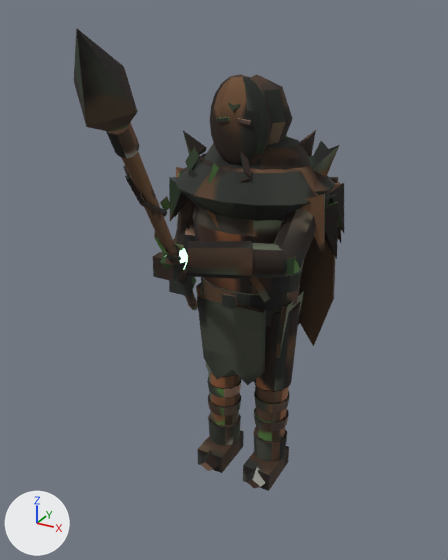
What one commit did to the Blender file assets/models/src/grove_warden.blend.
Camera for both pictures: a 50 mm camera at (1.06, -2.15, 1.98) aimed at (0.09, -0.38, 1.1). Arrows for +X, +Y and +Z are at lower left; the lights stay in place. The older version comes first.

The first picture shows 'GroveWardenMesh'.
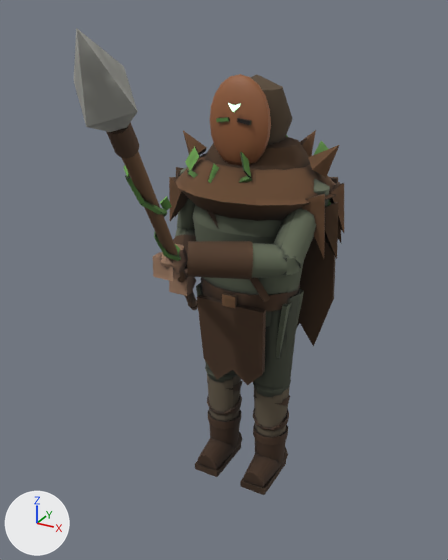
Changed parts and their boxes [x1, y1, x2, y2] in the pictures (448 x 560 px; the box of a moved part takes in the faces that stretch with it):
'GroveWardenMesh', reshaped: before [74, 28, 344, 491]; after [74, 28, 344, 495]
part 1 of me_grovewardenmesh, added: after [195, 444, 241, 477]
part 2 of me_grovewardenmesh, added: after [209, 423, 240, 449]
part 3 of me_grovewardenmesh, added: after [208, 410, 241, 429]
part 4 of me_grovewardenmesh, added: after [240, 461, 286, 495]
part 5 of me_grovewardenmesh, added (brown): after [255, 439, 286, 464]
part 6 of me_grovewardenmesh, added: after [253, 423, 288, 445]
part 7 of me_grovewardenmesh, rebuilt: before [197, 430, 244, 473]; after [198, 432, 242, 470]
part 8 of me_grovewardenmesh, rebuilt: before [243, 446, 289, 491]; after [243, 447, 288, 487]
part 9 of me_grovewardenmesh, deleted: before [253, 427, 287, 462]
part 10 of me_grovewardenmesh, deleted: before [208, 414, 241, 446]
part 11 of me_grovewardenmesh, deleted: before [201, 450, 218, 471]
part 12 of me_grovewardenmesh, deleted: before [246, 467, 265, 489]
part 13 of me_grovewardenmesh, moved or reshaped: before [202, 294, 300, 441]; after [205, 288, 300, 437]
part 14 of me_grovewardenmesh, surface changed (lighter): [74, 28, 344, 437] in both

The edits, one by one:
me_grovewardenmesh is used by ob_grovewardenmesh; location (0.0, 0.0, 0.0).
me_grovewardenmesh had 1678 vertices, 1358 faces and spanned x -0.46..0.37, y -1.37..0.32, z -0.01..1.95.
me_grovewardenmesh now has 1818 vertices, 1490 faces and spans x -0.46..0.37, y -1.37..0.32, z -0.01..1.95.
me_grovewardenmesh part 1: a new loose piece, a box spanning x -0.18..-0.06, y -0.18..0.06, z 0.0..0.03, in mat_grovewardenmesh_baked.
me_grovewardenmesh part 2: a new loose piece, a 12-sided cylinder along z spanning x -0.19..-0.05, y -0.07..0.07, z 0.05..0.21, in mat_grovewardenmesh_baked.
me_grovewardenmesh part 3: a new loose piece, a 12-sided cylinder along z spanning x -0.2..-0.04, y -0.08..0.08, z 0.19..0.23, in mat_grovewardenmesh_baked.
me_grovewardenmesh part 4: a new loose piece, a box spanning x 0.06..0.18, y -0.18..0.06, z 0.0..0.03, in mat_grovewardenmesh_baked.
me_grovewardenmesh part 5: a new loose piece, a 12-sided cylinder along z spanning x 0.05..0.19, y -0.07..0.07, z 0.05..0.21, in mat_grovewardenmesh_baked.
me_grovewardenmesh part 6: a new loose piece, a 12-sided cylinder along z spanning x 0.04..0.2, y -0.08..0.08, z 0.19..0.23, in mat_grovewardenmesh_baked.
me_grovewardenmesh part 7: the loose piece of 8 vertices spanning x -0.19..-0.05, y -0.14..0.08, z 0.0..0.09 is rebuilt with 24 vertices and now spans x -0.19..-0.05, y -0.17..0.06, z -0.01..0.14.
me_grovewardenmesh part 8: the loose piece of 8 vertices spanning x 0.05..0.19, y -0.14..0.08, z 0.0..0.09 is rebuilt with 24 vertices and now spans x 0.05..0.19, y -0.17..0.06, z -0.01..0.14.
me_grovewardenmesh part 9: the loose piece of 24 vertices spanning x 0.04..0.2, y -0.08..0.08, z 0.08..0.2 is deleted.
me_grovewardenmesh part 10: the loose piece of 24 vertices spanning x -0.2..-0.04, y -0.08..0.08, z 0.08..0.2 is deleted.
me_grovewardenmesh part 11: the loose piece of 8 vertices spanning x -0.18..-0.06, y -0.18..-0.1, z -0.01..0.1 is deleted.
me_grovewardenmesh part 12: the loose piece of 8 vertices spanning x 0.06..0.18, y -0.18..-0.1, z -0.01..0.1 is deleted.
me_grovewardenmesh part 13: 42 vertices moved from x -0.19..0.19, y -0.08..0.07, z 0.2..0.47 to x -0.19..0.19, y -0.08..0.07, z 0.21..0.47; 142 vertices removed from x -0.22..0.22, y -0.1..0.1, z 0.26..0.86; 202 vertices added at x -0.22..0.22, y -0.11..0.11, z 0.24..0.92.
me_grovewardenmesh part 14: 1199 kept faces spanning x -0.46..0.37, y -1.37..0.32, z 0.21..1.95 get new texture (UV) coordinates.
